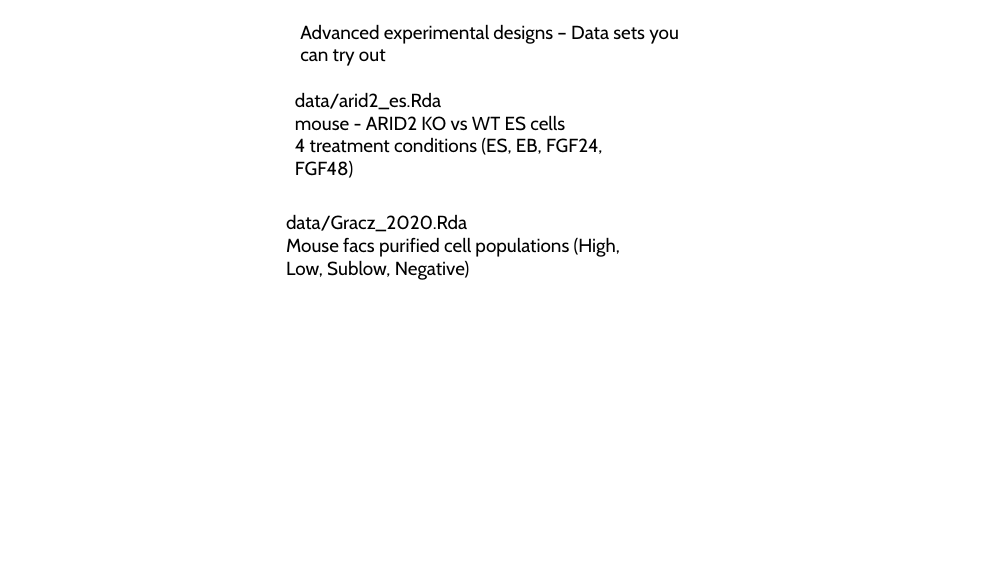
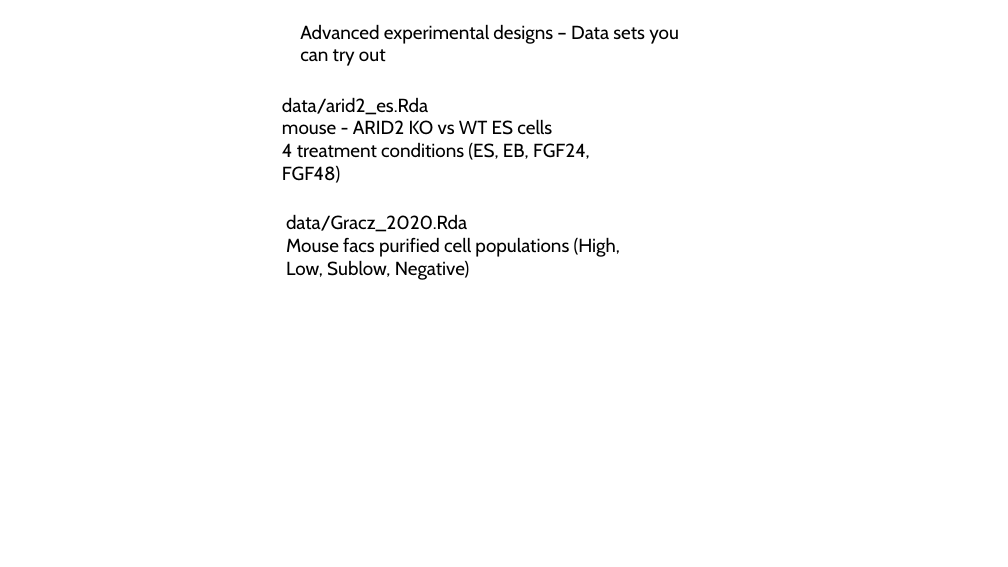
Before and after one commit to jraab/GNET749_RNAseq, a slide deck: slide 14 of lectures/2026_GNET749_Lecture6_Viz_ExpDesign.pptx. Drawn at 1008x567 pixels with LibreOffice and Linux fonts; fonts in the diff are those of the drawing. Boxes give left, top, right and bottom in pixels: in the first picture for what was removed or moved away, otherwise in the second. Text is boxed around its words. In the diff, an @@ line names an element or a change of style, - is before the commit and + after.

```diff
--- a/lectures/2026_GNET749_Lecture6_Viz_ExpDesign.pptx
+++ b/lectures/2026_GNET749_Lecture6_Viz_ExpDesign.pptx
@@ text "data/arid2_es.Rda": place and size @@
-text "data/arid2_es.Rda" at <box>295,92,603,178</box>
+text "data/arid2_es.Rda" at <box>282,97,590,183</box>
```
Also in this commit, not shown: 1 other slide changed.
